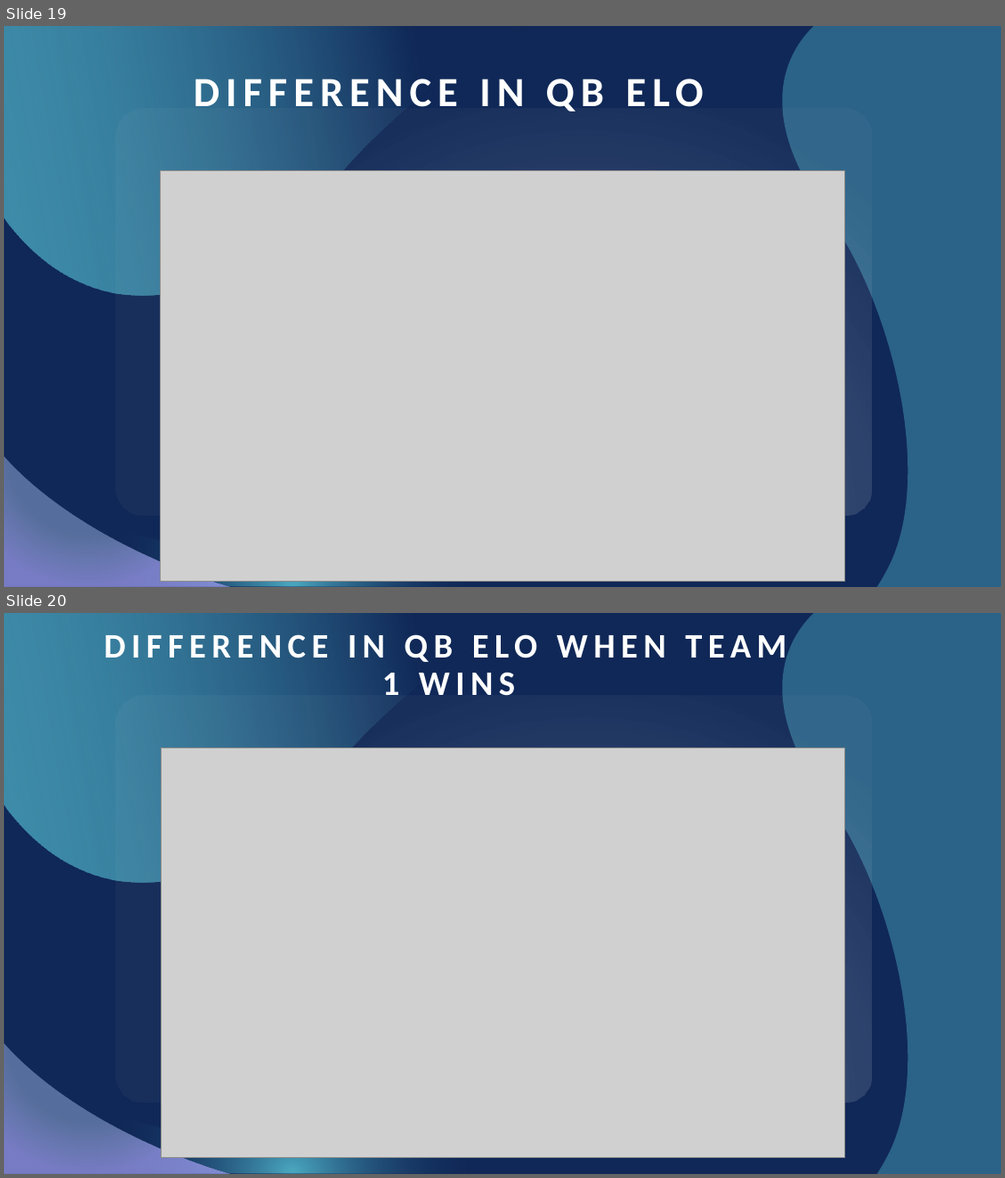
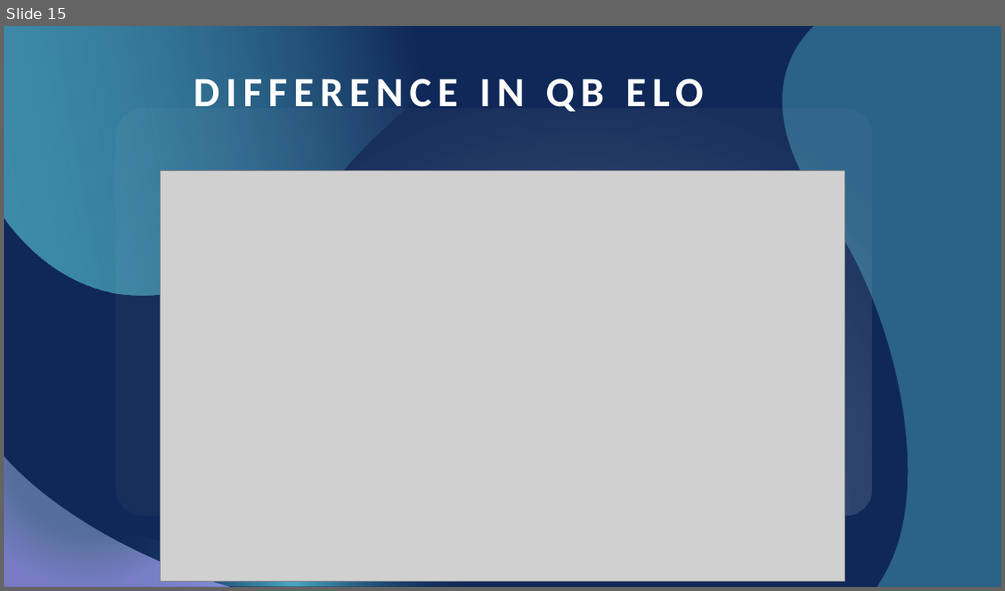
Before and after one commit to itsakcode/healthcare_project, a slide deck: Project_2_Presentation.pptx. Shown one above the other, each under a label of ours: slides 19 and 20 before the commit, slide 15 after it. The pictures are 1005x1178 and 1005x591 pixels, drawn with LibreOffice and Linux fonts; fonts in the diff are those of the drawing; grey boxes stand for pictures. Boxes give left, top, right and bottom in pixels: in the first picture for what was removed or moved away, otherwise in the second. Text is boxed around its words. In the diff, an @@ line names an element or a change of style, - is before the commit and + after.

Commit message:
Updated presentation

```diff
--- a/Project_2_Presentation.pptx
+++ b/Project_2_Presentation.pptx
@@ slide 20 removed at <box>4,613,1001,1174</box>, background #102857; not listed: 5 template elements that a slide beside it also shows @@
@@ title removed at <box>104,629,786,696</box> @@
-DIFFERENCE IN QB ELO WHEN TEAM 1 WINS
@@ picture removed at <box>161,747,844,1158</box> @@
@@ what was slide 19 is now slide 15 @@
```
Also in this commit, not shown: 2 other slides removed.
